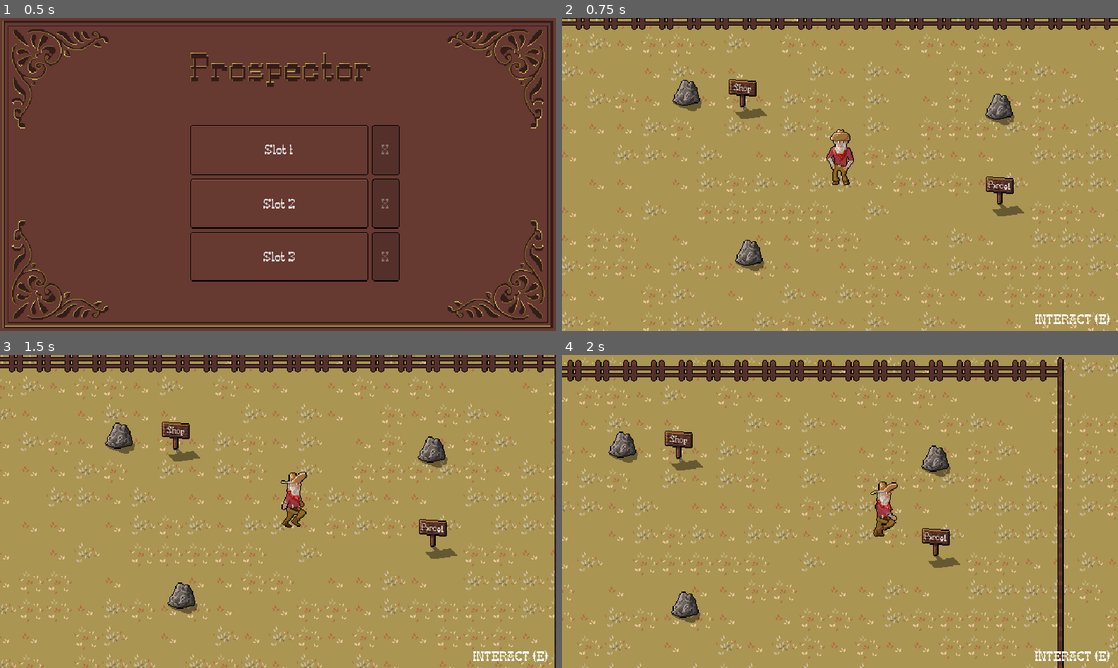
Above: before the commit, frames 1-4 (two rows, left to right).
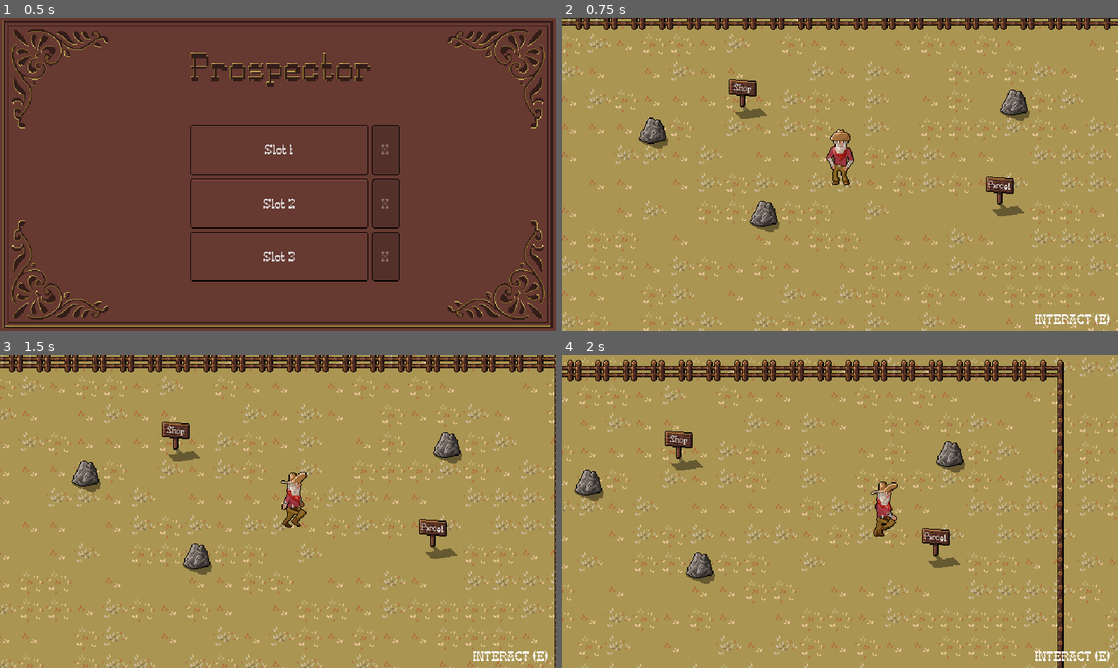
Above: after the commit, the same moments.

Repository: stdkoehler/prospector
Game: Godot game, scene res://MainMenu.tscn
The game is run twice, just before and just after one commit, with the same random seed, the same clock (stepped at 60 frames per second) and the same inputs.
Inputs (mouse positions are in pixels of both pictures, inside the frame that each line leads up to):
- Up to frame 1 (0.5 s): no input
- Up to frame 2 (0.75 s): click "Slot 1" at 0.5 s
- Up to frame 3 (1.5 s): tap Enter at 1.25 s; move the mouse to (400, 495) at 1.27 s; hold Right (ui_right) from 1.28 s (still down); tap 1 at 1.35 s; click (400, 495) at 1.42 s
- Up to frame 4 (2 s): keep holding Right (ui_right)

Frame 1 is identical in both runs. In frame 2, 3.3% of the frame differs, in the area x 0-100%, y 0-81%; in frame 3, 4.1%; in frame 4, 4.5%, in the area x 0-91%, y 0-100%.

Commit message:
nicer fence

Diff:
--- a/Hub.tscn
+++ b/Hub.tscn
@@ -321,13 +321,13 @@
 [node name="Rocks" type="YSort" parent="YSort"]
 
 [node name="Rock" parent="YSort/Rocks" instance=ExtResource( 7 )]
-position = Vector2( 224, 320 )
+position = Vector2( 241, 275 )
 
 [node name="Rock2" parent="YSort/Rocks" instance=ExtResource( 7 )]
-position = Vector2( 512, 152 )
+position = Vector2( 529, 147 )
 
 [node name="Rock3" parent="YSort/Rocks" instance=ExtResource( 7 )]
-position = Vector2( 152, 136 )
+position = Vector2( 113, 179.457 )
 
 [node name="BorderMap" type="TileMap" parent="YSort"]
 tile_set = SubResource( 6 )
--- a/MainMenu.gd
+++ b/MainMenu.gd
@@ -14,6 +14,7 @@
     if  slotinfo == null:
         $Panel/Grid/Delete1.disabled = true
         $Panel/Grid/Slot1.text = "Slot 1"
+        self.time_played_slot1 = 0
     else:
         $Panel/Grid/Delete1.disabled = false
         $Panel/Grid/Slot1.text = "Slot 1 " + self._timeformat(slotinfo)
@@ -23,6 +24,7 @@
     if  slotinfo == null:
         $Panel/Grid/Delete2.disabled = true
         $Panel/Grid/Slot2.text = "Slot 2"
+        self.time_played_slot2 = 0
     else:
         $Panel/Grid/Delete2.disabled = false
         $Panel/Grid/Slot2.text = "Slot 2 " + self._timeformat(slotinfo)
@@ -32,6 +34,7 @@
     if  slotinfo == null:
         $Panel/Grid/Delete3.disabled = true
         $Panel/Grid/Slot3.text = "Slot 3"
+        self.time_played_slot3 = 0
     else:
         $Panel/Grid/Delete3.disabled = false
         $Panel/Grid/Slot3.text = "Slot 3 " + self._timeformat(slotinfo)
Binary file changed: assets/floor_tiles/fence.png
